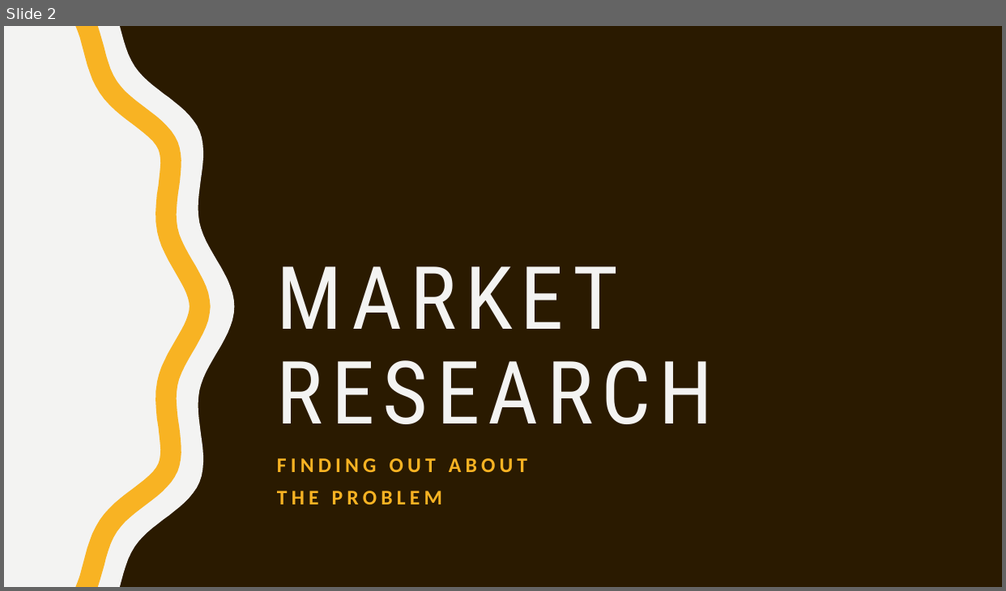
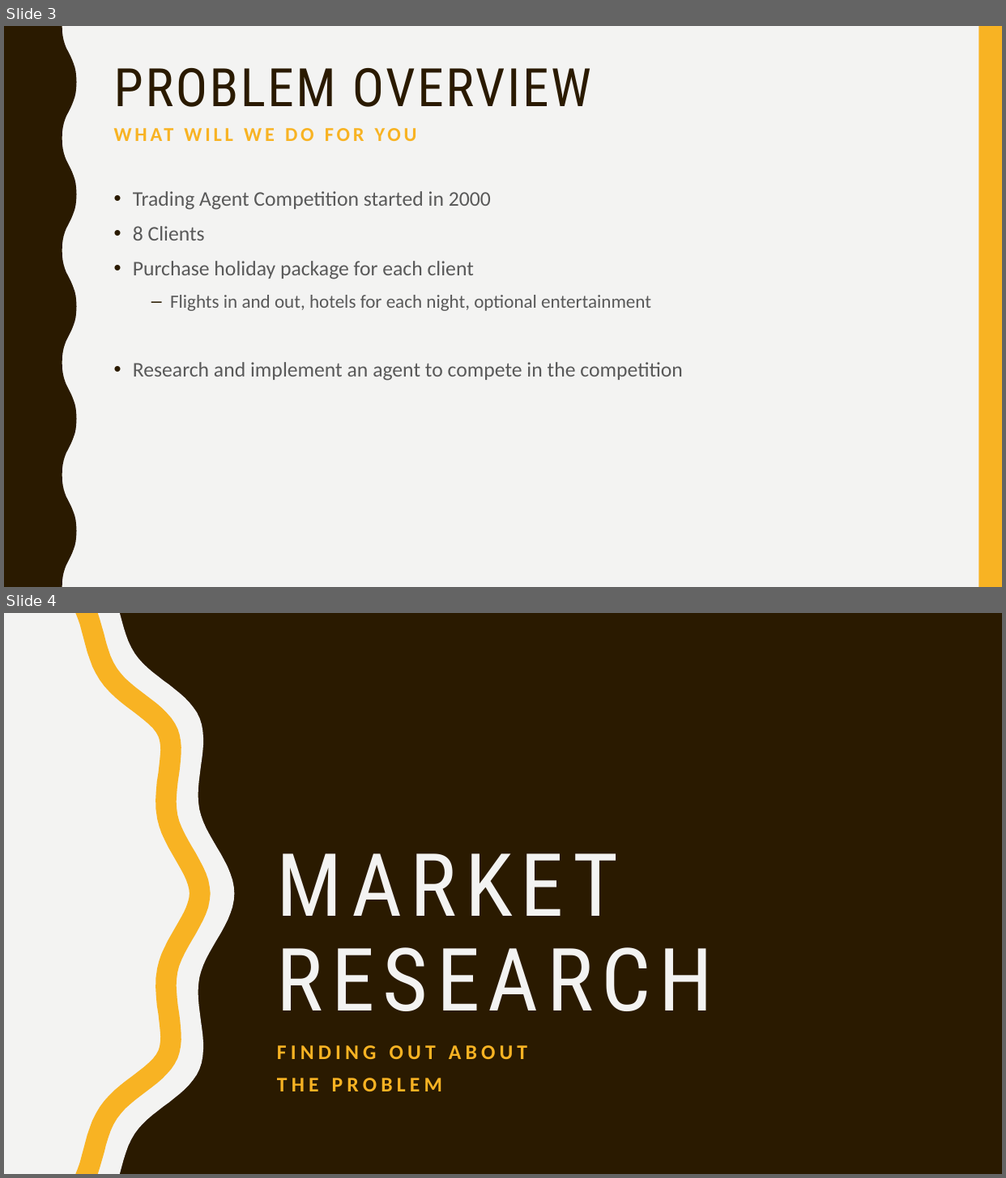
Before and after one commit to Jamiewarb/IntAgents, a slide deck: VivaSlides.pptx. Shown one above the other, each under a label of ours: slide 2 before the commit, slides 3 and 4 after it. The pictures are 1006x591 and 1006x1178 pixels, drawn with LibreOffice and Linux fonts; fonts in the diff are those of the drawing. Boxes give left, top, right and bottom in pixels: in the first picture for what was removed or moved away, otherwise in the second. Text is boxed around its words. In the diff, an @@ line names an element or a change of style, - is before the commit and + after.

```diff
--- a/VivaSlides.pptx
+++ b/VivaSlides.pptx
@@ slide 3 added at [4,26,1002,587], background #F3F3F2 @@
@@ freeform shape added at [4,26,77,587], fill #2A1A00 @@
@@ rectangle added at [978,26,1002,587], fill #F8B323 @@
@@ title added at [114,68,591,107], 51 pt, text #2A1A00 @@
+PROBLEM OVERVIEW
@@ text added at [107,118,494,149], 19 pt, text #F8B323, bold @@
+WHAT WILL WE DO FOR YOU
@@ text added at [133,191,683,381], 20 pt, text #595959 @@
+• Trading Agent Competition started in 2000
+• 8 Clients
+• Purchase holiday package for each client
+  – Flights in and out, hotels for each night, optional entertainment
+• Research and implement an agent to compete in the competition
@@ what was slide 2 is now slide 4 @@
```
Also in this commit, not shown: 4 slides changed, 4 other slides added.
